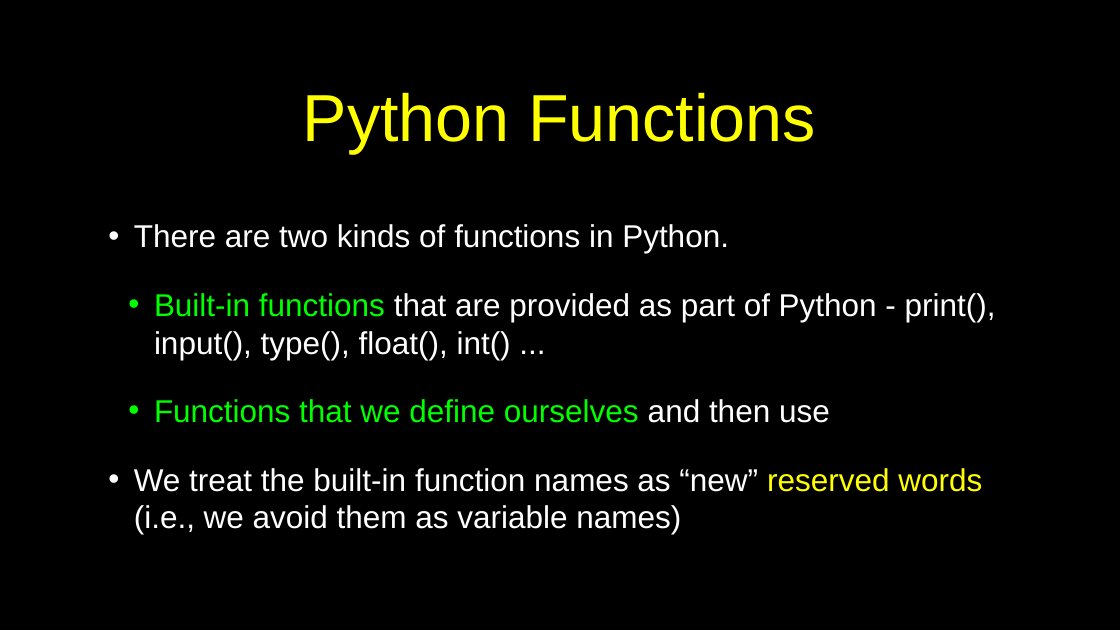
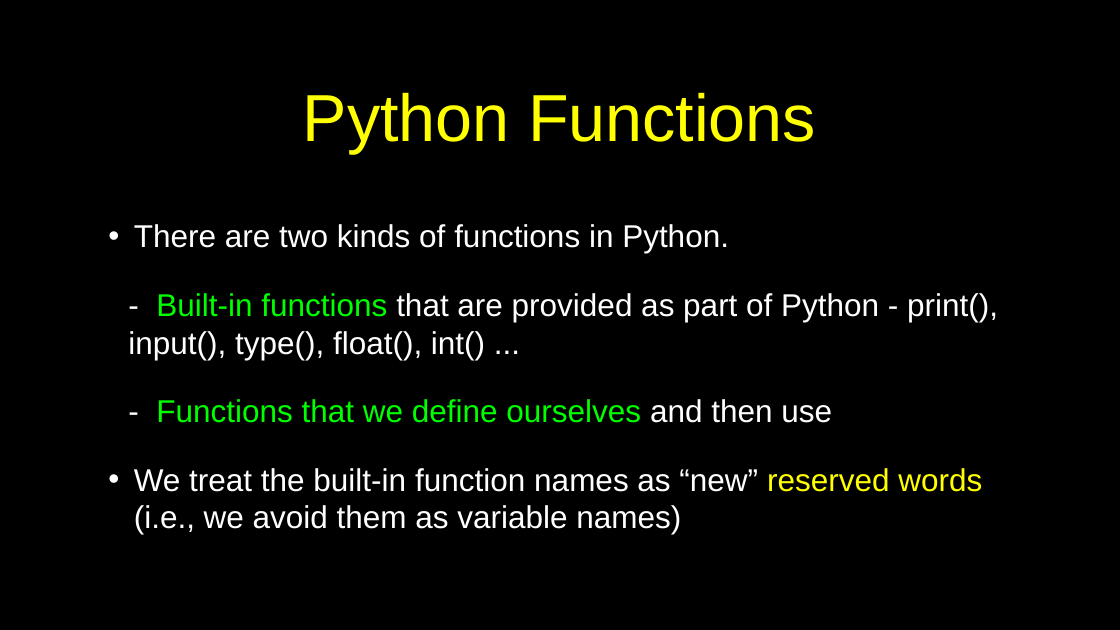
Before and after one commit to csev/py4e, a slide deck: slide 3 of lectures3/Pythonlearn-04-Functions.pptx. Drawn at 1120x630 pixels with LibreOffice and Linux fonts; fonts in the diff are those of the drawing. Boxes give left, top, right and bottom in pixels: in the first picture for what was removed or moved away, otherwise in the second. Text is boxed around its words. In the diff, an @@ line names an element or a change of style, - is before the commit and + after.

```diff
--- a/lectures3/Pythonlearn-04-Functions.pptx
+++ b/lectures3/Pythonlearn-04-Functions.pptx
@@ text at [128, 293, 998, 423]: text changed @@
-  • Built-in functions that are provided as part of Python - print(), input(), type(), float(), int() ...
-  • Functions that we define ourselves and then use
+  - Built-in functions that are provided as part of Python - print(), input(), type(), float(), int() ...
+  - Functions that we define ourselves and then use
```
Also in this commit, not shown: 15 other slides changed, 2 other files.
